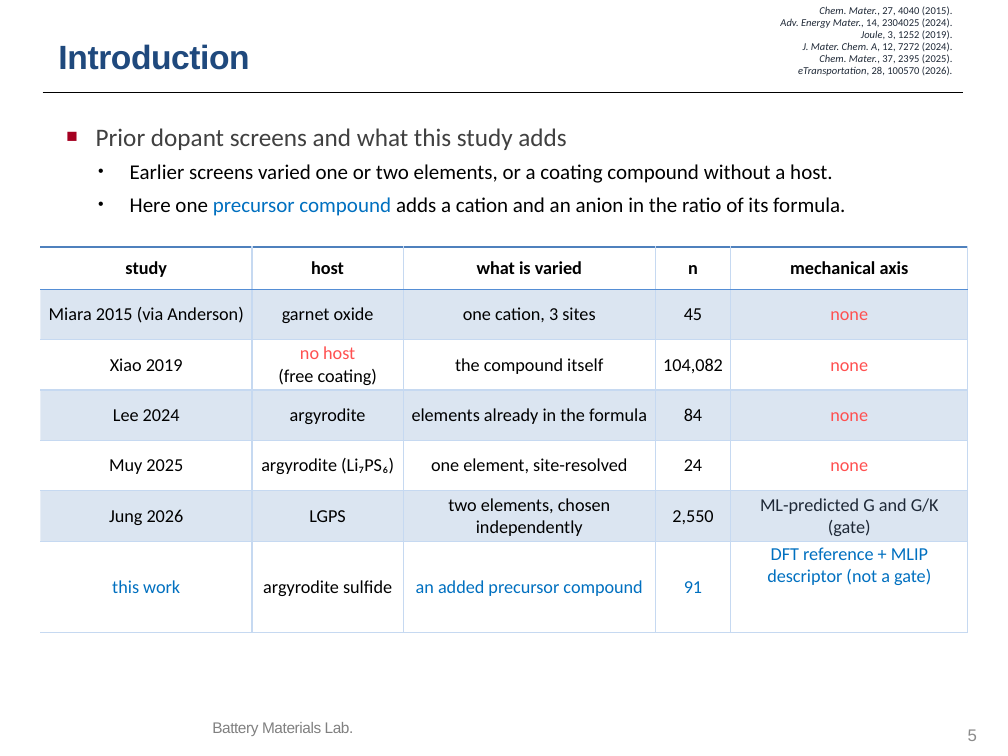
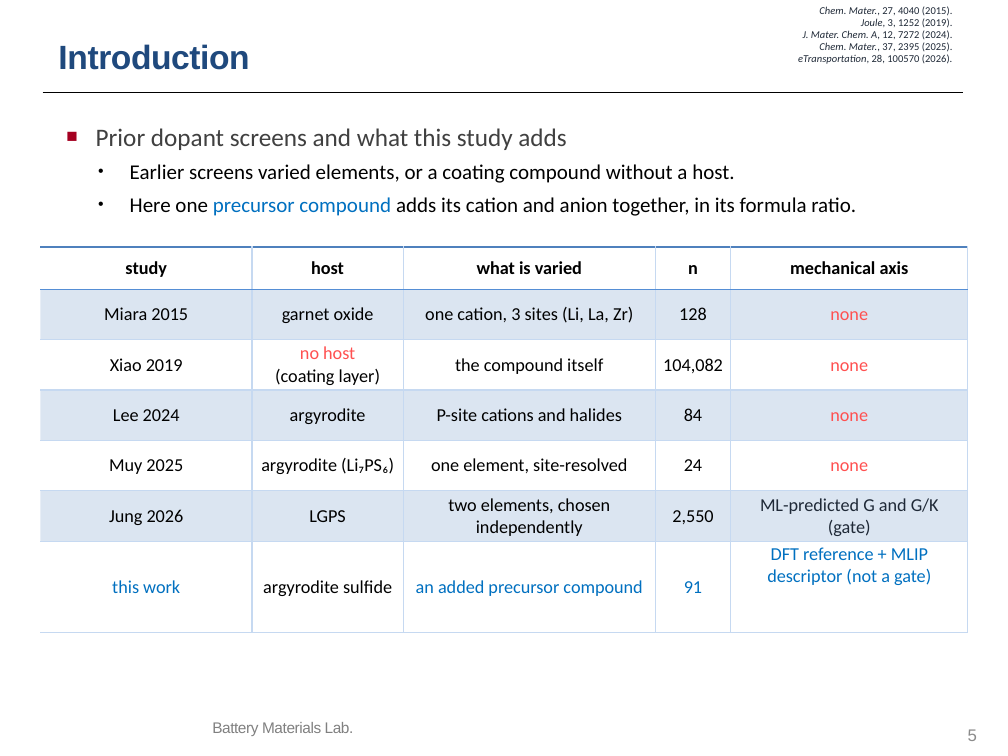
Before and after one commit to yonghoon7153-source/Yonghoon-DEM-DFT, a slide deck: slide 5 of kb/seminars/Research_Seminar_2026_10_13_cascade_progress_lean.pptx. Drawn at 1008x756 pixels with LibreOffice and Linux fonts; fonts in the diff are those of the drawing; background and template pictures are left out. Boxes give left, top, right and bottom in pixels: in the first picture for what was removed or moved away, otherwise in the second. Text is boxed around its words. In the diff, an @@ line names an element or a change of style, - is before the commit and + after.

```diff
--- a/kb/seminars/Research_Seminar_2026_10_13_cascade_progress_lean.pptx
+++ b/kb/seminars/Research_Seminar_2026_10_13_cascade_progress_lean.pptx
@@ text at (780,18,952,28): paragraph removed @@
-Adv. Energy Mater., 14, 2304025 (2024).
@@ text at (130,164,856,216): text changed @@
-• Earlier screens varied one or two elements, or a coating compound without a host.
-• Here one precursor compound adds a cation and an anion in the ratio of its formula.
+• Earlier screens varied elements, or a coating compound without a host.
+• Here one precursor compound adds its cation and anion together, in its formula ratio.
@@ table at (40,247,968,600) @@
-row 2: Miara 2015 (via Anderson) | garnet oxide | one cation, 3 sites | 45 | none
+row 2: Miara 2015 | garnet oxide | one cation, 3 sites (Li, La, Zr) | 128 | none
-row 3, column 2: no host (free coating)
+row 3, column 2: no host (coating layer)
-row 4, column 3: elements already in the formula
+row 4, column 3: P-site cations and halides
```
Also in this commit, not shown: 8 other files.
